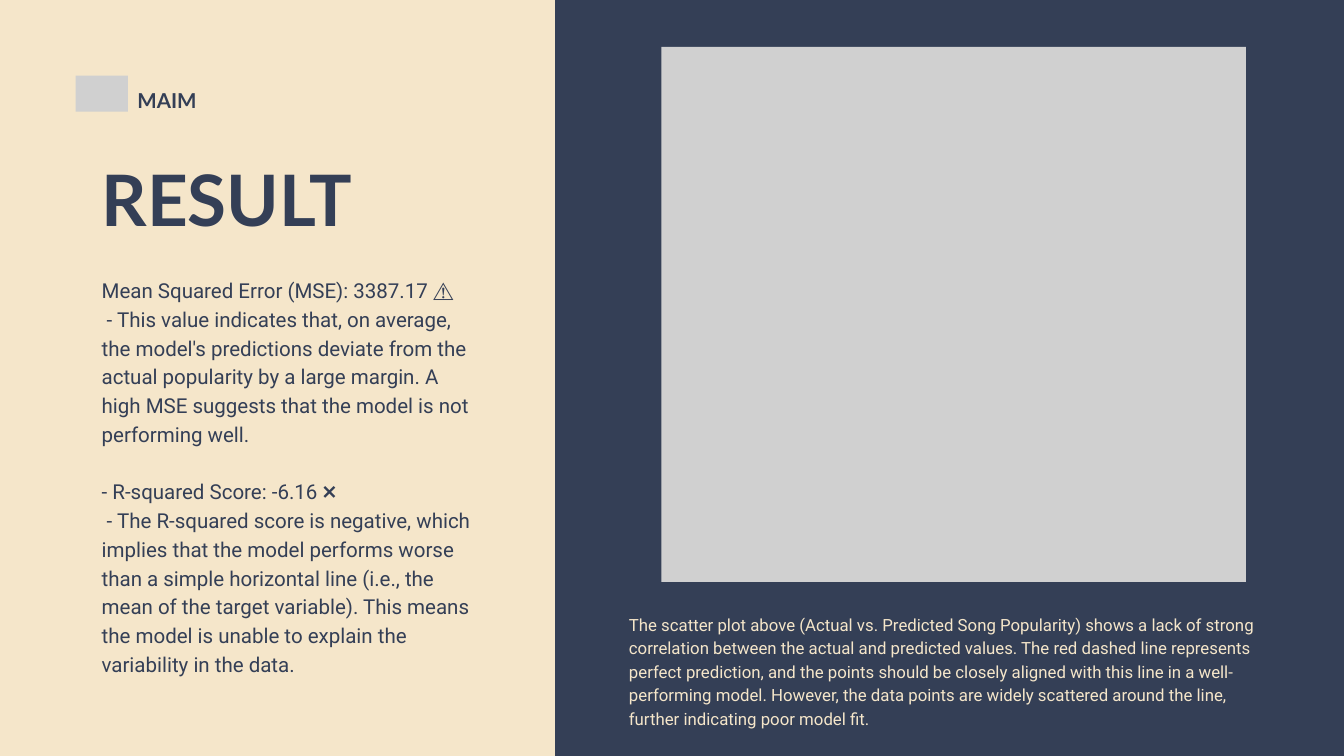
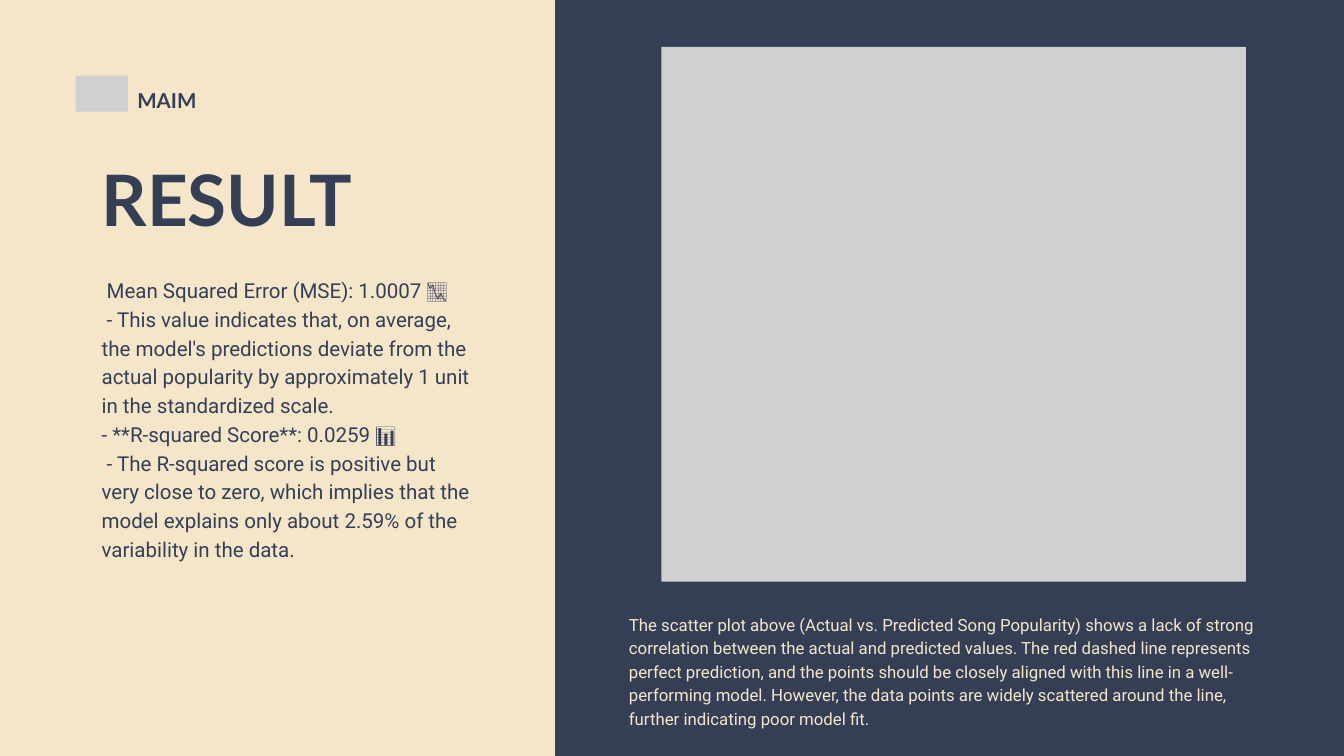
Before and after one commit to mohamed682004/MAIM-final-project, a slide deck: slide 9 of final project presentation.pptx. Drawn at 1344x756 pixels with LibreOffice and Linux fonts; fonts in the diff are those of the drawing; grey boxes stand for pictures. Boxes give left, top, right and bottom in pixels: in the first picture for what was removed or moved away, otherwise in the second. Text is boxed around its words. In the diff, an @@ line names an element or a change of style, - is before the commit and + after.

```diff
--- a/final project presentation.pptx
+++ b/final project presentation.pptx
@@ freeform shape at <box>555,0,1344,756</box>: outline redrawn @@
@@ text at <box>102,282,469,562</box>: text changed @@
-Mean Squared Error (MSE): 3387.17 ⚠️
-- This value indicates that, on average, the model's predictions deviate from the actual popularity by a large margin. A high MSE suggests that the model is not performing well.
-- R-squared Score: -6.16 ❌
-- The R-squared score is negative, which implies that the model performs worse than a simple horizontal line (i.e., the mean of the target variable). This means the model is unable to explain the variability in the data.
+Mean Squared Error (MSE): 1.0007 📉
+- This value indicates that, on average, the model's predictions deviate from the actual popularity by approximately 1 unit in the standardized scale.
+- **R-squared Score**: 0.0259 📊
+- The R-squared score is positive but very close to zero, which implies that the model explains only about 2.59% of the variability in the data.
```
Also in this commit, not shown: 24 other slides changed.
